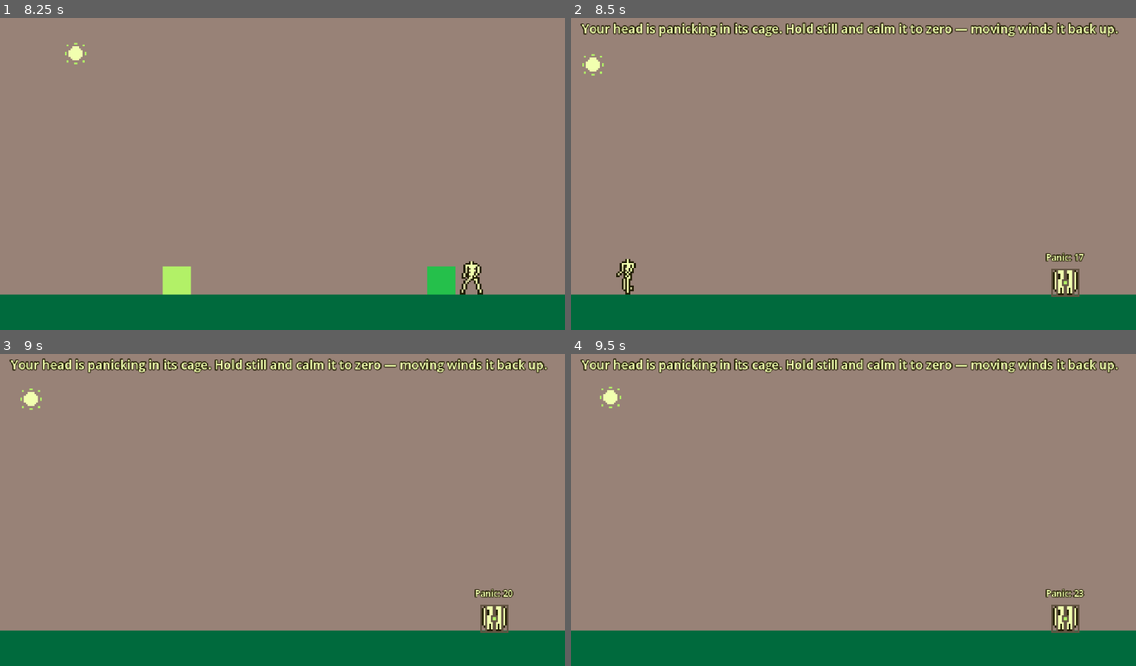
Above: before the commit, frames 1-4 (two rows, left to right).
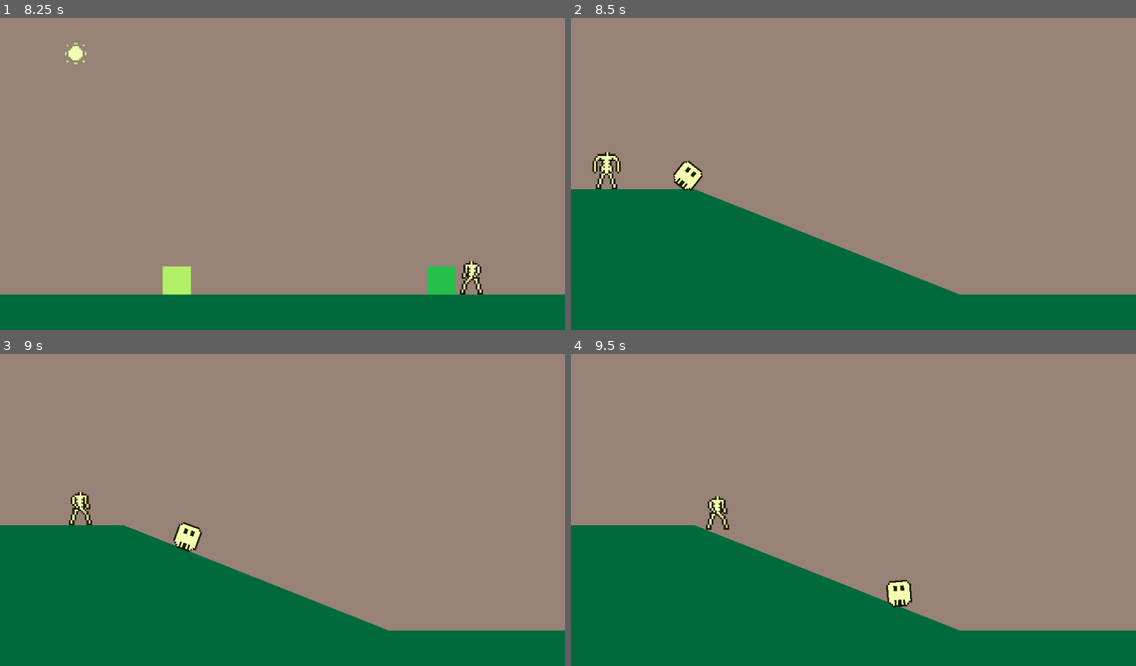
Above: after the commit, the same moments.

Repository: tucksravin/dont-lose-your-head
Game: Godot game, scene res://scenes/intro/intro.tscn
The game is run twice, just before and just after one commit, with the same random seed, the same clock (stepped at 60 frames per second) and the same inputs.
Inputs:
- Up to frame 1 (8.25 s): hold D (move_right) 0.53-2.03 s; tap Space (jump) at 0.6, 0.77, 1.07, 1.52, 1.55, 1.82, 2.1, 3.02, 3.05, 3.32, 3.6, 3.77, 4.07, 4.52, 4.55, 4.82, 5.1, 6.02, 6.05, 6.32, 6.6, 6.77, 7.07, 7.52, 7.55, 7.82, 8.1 s; tap E (interact) every 1.5 s from 1.35 to 7.35 s; hold A (move_left) 2.03-4.28 s; hold D (move_right) 4.28-8.03 s; hold A (move_left) from 8.03 s (still down)
- Up to frame 2 (8.5 s): keep holding A (move_left)
- Up to frame 3 (9 s): keep holding A (move_left); tap E (interact) at 8.85 s
- Up to frame 4 (9.5 s): keep holding A (move_left); tap Space (jump) at 9.02, 9.05, 9.32 s

Frame 1 is identical in both runs. In frame 2, 19% of the frame differs, in the area x 0-97%, y 1-90%; in frame 3, 19%; in frame 4, 19%.

Commit message:
Transition scene: head rolls down a hill, body follows, head lands in its next situation (inherited-scene forks; cage fork → day_panic)

Diff:
--- /dev/null
+++ b/scenes/transition/transition.gd
@@ -0,0 +1,142 @@
+extends Node2D
+## Transition — the interstitial beat between days: the head rolls down a hill,
+## the body runs after it, and at the bottom the head lands in its NEXT
+## predicament. That last part is the only thing that changes per day.
+##
+## HOW TO FORK ONE FOR A NEW DAY (decided Fri 22:50: inherited scenes)
+##   1. In Godot: right-click transition.tscn → New Inherited Scene. Save it as
+##      scenes/transition/transition_<situation>.tscn. Everything here — hill,
+##      path, body, fade — is inherited and greyed out; you only add/override.
+##   2. Make scenes/transition/transition_<situation>.gd with
+##          extends "res://scenes/transition/transition.gd"
+##      and override ONLY `_play_arrival()` (it is awaited — take as long as the
+##      beat needs). Set that script on the inherited scene's root.
+##   3. Add any props the arrival needs as new nodes in the inherited scene.
+##   4. Put the scene in Game.DAY_SCENES right BEFORE the day it leads into.
+##   transition_cage.tscn / .gd is the worked example (the head gets caged →
+##   day_panic). Scene inheritance docs:
+##   https://docs.godotengine.org/en/stable/tutorials/scripting/scene_organization.html#inheritance
+##
+## Why inherited scenes and not one shared scene with a slot: the team chose it
+## (journals/tucker.md, Fri 22:50) — it keeps each fork a real scene you can open
+## and tweak visually. The cost is that inherited .tscn diffs are opaque, so keep
+## base-scene edits rare and announced.
+##
+## Mechanics, in Godot terms: the head rides a PathFollow2D along a Path2D that
+## traces the hill (a Tween drives `progress`, so the roll is identical every
+## run — DESIGN §2.1 "scripted, not simulated"). Its sprite is rotated by
+## distance ÷ radius, which is real rolling without slipping. The body is the
+## normal body.tscn with `is_scripted = true`: this script feeds it a velocity
+## and calls move_and_slide(), so gravity, the slope and the walk animation all
+## come for free from body.gd.
+##
+## The head here is a plain AnimatedSprite2D on the same head_frames.tres as
+## head.tscn — NOT an instance of head.tscn. Tried that first: a frozen
+## RigidBody2D under a moving PathFollow2D fights it (the physics-state callback
+## writes the body's transform back one tick behind, and the lag accumulates —
+## the head ended 128 px short of the path's end). A cutscene prop has no
+## business being a physics body anyway.
+## Docs: https://docs.godotengine.org/en/stable/classes/class_pathfollow2d.html
+
+## Seconds for the head to roll the sloped part of the path (it accelerates).
+@export var roll_slope_time: float = 1.4
+## Seconds to coast the flat part and stop (it decelerates).
+@export var roll_flat_time: float = 0.8
+## Where along the path (0–1) the slope ends and the flat run-out begins.
+@export_range(0.0, 1.0) var slope_end_ratio: float = 0.8
+## Radius of the head on screen (px) — the spin rate is progress / radius.
+@export var head_radius: float = 14.0
+## The body starts running this long after the head starts rolling.
+@export var body_delay: float = 0.4
+## Body run speed (px/s) and where it pulls up (world x) — on the flat, a
+## couple of strides behind where the head stops.
+@export var body_run_speed: float = 150.0
+@export var body_stop_x: float = 470.0
+@export var body_gravity: float = 980.0
+## The arrival beat waits for the body to catch up (so it is watching when the
+## head's situation happens), but never longer than this.
+@export var body_catch_up_timeout: float = 2.5
+## Pause after the arrival beat before the fade.
+@export var hold_after_arrival: float = 0.6
+@export var fade_duration: float = 0.4
+
+## Emitted when the body has pulled up at body_stop_x.
+signal body_arrived
+
+@onready var follow: PathFollow2D = $HeadPath/Follow
+## The rolling head. A sprite, not head.tscn — see the header.
+@onready var head: AnimatedSprite2D = $HeadPath/Follow/Head
+@onready var body: CharacterBody2D = $Body
+@onready var fade: ColorRect = $FadeOverlay/Fade
+
+var _body_running: bool = false
+var _body_done: bool = false
+var _rolling: bool = true
+var _done: bool = false
+
+
+func _ready() -> void:
+	follow.progress_ratio = 0.0
+	body.is_scripted = true
+	# Downhill at run speed the default 1 px floor snap lets the body skip off
+	# the slope; a longer snap keeps its feet on the ground.
+	body.floor_snap_length = 8.0
+	_run()
+
+
+func _run() -> void:
+	var roll: Tween = create_tween()
+	roll.tween_property(follow, "progress_ratio", slope_end_ratio, roll_slope_time)\
+			.set_trans(Tween.TRANS_QUAD).set_ease(Tween.EASE_IN)
+	roll.tween_property(follow, "progress_ratio", 1.0, roll_flat_time)\
+			.set_trans(Tween.TRANS_QUAD).set_ease(Tween.EASE_OUT)
+	get_tree().create_timer(body_delay).timeout.connect(func() -> void: _body_running = true)
+	await roll.finished
+	_rolling = false  # from here the arrival owns the head's rotation
+	if not _body_done:
+		# Whichever comes first: the body pulls up, or we stop waiting for it.
+		var catch_up: SceneTreeTimer = get_tree().create_timer(body_catch_up_timeout)
+		var waiting: Array[bool] = [true]
+		body_arrived.connect(func() -> void: waiting[0] = false, CONNECT_ONE_SHOT)
+		catch_up.timeout.connect(func() -> void: waiting[0] = false)
+		while waiting[0]:
+			await get_tree().process_frame
+	await _play_arrival()
+	await get_tree().create_timer(hold_after_arrival).timeout
+	var out: Tween = create_tween()
+	out.tween_property(fade, "modulate:a", 1.0, fade_duration)
+	await out.finished
+	_done = true
+	Game.next_day()
+
+
+func _process(_delta: float) -> void:
+	# Rolling without slipping: angle = arc length / radius. Clockwise for a
+	# rightward roll, which in Godot (y down) is positive rotation. Only while
+	# rolling — an arrival may want to set the head upright (the cage does).
+	if _rolling:
+		head.rotation = follow.progress / head_radius
+
+
+func _physics_process(delta: float) -> void:
+	if _done:
+		return
+	if not body.is_on_floor():
+		body.velocity.y += body_gravity * delta
+	var running: bool = _body_running and body.global_position.x < body_stop_x
+	body.velocity.x = body_run_speed if running else 0.0
+	body.move_and_slide()
+	if _body_running and not running and not _body_done:
+		_body_done = true
+		body_arrived.emit()
+
+
+## The forkable beat. Called once the head has stopped at the foot of the hill;
+## override it in the inherited scene's script and await whatever tweens the
+## situation needs. The base does a small settle-bounce and nothing else.
+func _play_arrival() -> void:
+	var bounce: Tween = create_tween()
+	bounce.tween_property(head, "scale", Vector2(2.3, 1.7), 0.08)
+	bounce.tween_property(head, "scale", Vector2(2.0, 2.0), 0.16)\
+			.set_trans(Tween.TRANS_BACK).set_ease(Tween.EASE_OUT)
+	await bounce.finished
--- /dev/null
+++ b/scenes/transition/transition.tscn
@@ -0,0 +1,57 @@
+[gd_scene format=3 uid="uid://c3n7qv2m1trns"]
+
+[ext_resource type="Script" path="res://scenes/transition/transition.gd" id="1_transition"]
+[ext_resource type="PackedScene" uid="uid://ckkidbot3beas" path="res://scenes/body/body.tscn" id="2_body"]
+[ext_resource type="SpriteFrames" path="res://assets/sprites/head_frames.tres" id="3_head_frames"]
+
+[sub_resource type="Curve2D" id="Curve2D_hill"]
+_data = {
+"points": PackedVector2Array(0, 0, 0, 0, 120, 186, 0, 0, 0, 0, 140, 186, 0, 0, 0, 0, 440, 306, 0, 0, 0, 0, 520, 306)
+}
+point_count = 4
+
+[node name="Transition" type="Node2D"]
+script = ExtResource("1_transition")
+
+[node name="Background" type="Polygon2D" parent="."]
+z_index = -1
+color = Color(0.596078431372549, 0.509803921568627, 0.466666666666667, 1)
+polygon = PackedVector2Array(0, 0, 640, 0, 640, 360, 0, 360)
+
+[node name="Camera" type="Camera2D" parent="."]
+position = Vector2(320, 180)
+
+[node name="Hill" type="StaticBody2D" parent="."]
+
+[node name="CollisionPolygon2D" type="CollisionPolygon2D" parent="Hill"]
+polygon = PackedVector2Array(-40, 200, 140, 200, 440, 320, 680, 320, 680, 400, -40, 400)
+
+[node name="Visual" type="Polygon2D" parent="Hill"]
+color = Color(0, 0.415686274509804, 0.23921568627451, 1)
+polygon = PackedVector2Array(-40, 200, 140, 200, 440, 320, 680, 320, 680, 400, -40, 400)
+
+[node name="HeadPath" type="Path2D" parent="."]
+curve = SubResource("Curve2D_hill")
+
+[node name="Follow" type="PathFollow2D" parent="HeadPath"]
+rotates = false
+loop = false
+
+[node name="Head" type="AnimatedSprite2D" parent="HeadPath/Follow"]
+scale = Vector2(2, 2)
+sprite_frames = ExtResource("3_head_frames")
+animation = &"loose"
+autoplay = "loose"
+
+[node name="Body" parent="." instance=ExtResource("2_body")]
+position = Vector2(40, 200)
+
+[node name="FadeOverlay" type="CanvasLayer" parent="."]
+layer = 10
+
+[node name="Fade" type="ColorRect" parent="FadeOverlay"]
+modulate = Color(1, 1, 1, 0)
+anchor_right = 1.0
+anchor_bottom = 1.0
+mouse_filter = 2
+color = Color(0.125490196078431, 0.109803921568627, 0.007843137254902, 1)
--- /dev/null
+++ b/scenes/transition/transition_cage.gd
@@ -0,0 +1,33 @@
+extends "res://scenes/transition/transition.gd"
+## Transition fork: the head rolls to the bottom of the hill and a cage drops on
+## it → leads into day_panic (whose head opens `caged = true`).
+##
+## The worked example of the fork recipe in transition.gd: this file overrides
+## exactly one method. The "cage" is not new art — it is the head's own
+## `imprisoned` frames (head_keyed.png, Tucker's) on a second AnimatedSprite2D
+## that falls from above and lands on the loose head, which then switches to
+## the same loop. Two sprites so the bars can arrive separately from the skull.
+
+## How far above the head the cage starts (px) and how long it takes to fall.
+@export var cage_drop_height: float = 220.0
+@export var cage_drop_time: float = 0.35
+
+@onready var cage: AnimatedSprite2D = $Cage
+
+
+func _play_arrival() -> void:
+	# Park the cage above where the head stopped, then drop it.
+	cage.global_position = head.global_position + Vector2(0, -cage_drop_height)
+	cage.visible = true
+	cage.play(&"imprisoned")
+	var drop: Tween = create_tween()
+	drop.tween_property(cage, "global_position", head.global_position, cage_drop_time)\
+			.set_trans(Tween.TRANS_QUAD).set_ease(Tween.EASE_IN)
+	await drop.finished
+	# Landed: the head is now the caged head. Hide the falling cage and switch
+	# the real head's loop so whatever follows sees one caged head, not two.
+	cage.visible = false
+	head.rotation = 0.0
+	head.play(&"imprisoned")
+	# A squash on impact, reusing the base bounce.
+	await super()
--- /dev/null
+++ b/scenes/transition/transition_cage.tscn
@@ -0,0 +1,14 @@
+[gd_scene format=3 uid="uid://dq4tn5cage7x1"]
+
+[ext_resource type="PackedScene" uid="uid://c3n7qv2m1trns" path="res://scenes/transition/transition.tscn" id="1_base"]
+[ext_resource type="Script" path="res://scenes/transition/transition_cage.gd" id="2_cage_script"]
+[ext_resource type="SpriteFrames" path="res://assets/sprites/head_frames.tres" id="3_head_frames"]
+
+[node name="TransitionCage" instance=ExtResource("1_base")]
+script = ExtResource("2_cage_script")
+
+[node name="Cage" type="AnimatedSprite2D" parent="." index="6"]
+visible = false
+scale = Vector2(2, 2)
+sprite_frames = ExtResource("3_head_frames")
+animation = &"imprisoned"
--- a/scripts/autoload/game.gd
+++ b/scripts/autoload/game.gd
@@ -25,8 +25,13 @@
 ## `Game.change_scene(its own next_scene)`, which defaults to the reunion. So a
 ## DayManager day has to sit LAST here, or it will skip everything after it.
 ## Unifying the two systems is an open team decision — see journals/tucker.md.
+##
+## Transitions live in this same list, right BEFORE the day they lead into: a
+## transition scene (scenes/transition/) ends by calling next_day() itself, so
+## the run is simply "the scenes, in order". See transition.gd for how to make one.
 const DAY_SCENES: Array[String] = [
 	"res://scenes/days/day_template.tscn",
+	"res://scenes/transition/transition_cage.tscn",
 	"res://scenes/days/day_panic.tscn",
 	"res://scenes/days/platforming_day.tscn",
 ]
--- a/tools/smoke/day_chain.gd
+++ b/tools/smoke/day_chain.gd
@@ -39,6 +39,12 @@
 		if scene == null:
 			break
 		sid = scene.get_instance_id()
+		if path.begins_with("res://scenes/transition/"):
+			var after: Node = await Smoke.wait_for_scene(self, sid, 10.0)
+			Smoke.check(after != null, "  transition played and moved on by itself")
+			if after == null:
+				break
+			continue
 		await Smoke.sleep(self, 0.3)
 
 		var conds: Array[Node] = Smoke.win_conditions(scene)
--- a/tools/smoke/day_lint.gd
+++ b/tools/smoke/day_lint.gd
@@ -39,16 +39,21 @@
 
 	print("-- Game.DAY_SCENES")
 	var last_manager_index: int = -1
-	var first_events_after_manager: bool = false
+	var anything_after_manager: bool = false
 	for i in day_list.size():
 		var p: String = str(day_list[i])
 		Smoke.check(FileAccess.file_exists(p), "DAY_SCENES[%d] exists: %s" % [i, p])
+		var is_day: bool = p.begins_with("res://scenes/days/")
+		var is_transition: bool = p.begins_with("res://scenes/transition/")
+		Smoke.check(is_day or is_transition, "DAY_SCENES[%d] is a day or a transition" % i)
+		if is_transition:
+			await _lint_transition(p)
 		if _uses_day_manager(p):
 			last_manager_index = i
 		elif last_manager_index >= 0:
-			first_events_after_manager = true
-	Smoke.check(not first_events_after_manager,
-			"no Events-system day sits after a DayManager day (DayManager jumps straight to its own next_scene — see game.gd)")
+			anything_after_manager = true
+	Smoke.check(not anything_after_manager,
+			"nothing sits after a DayManager day (DayManager jumps straight to its own next_scene — see game.gd)")
 	Smoke.check(day_list.size() > 0, "DAY_SCENES is not empty")
 
 	Smoke.finish(self, "day_lint")
@@ -102,6 +107,17 @@
 	await process_frame
 
 
+## A transition must be a scene whose script has the fork hook, leading into a day.
+func _lint_transition(path: String) -> void:
+	var ps: PackedScene = load(path)
+	if ps == null:
+		Smoke.fail("%s failed to load" % path)
+		return
+	var t: Node = ps.instantiate()
+	Smoke.check(t.has_method("_play_arrival"), "  %s is a transition (has _play_arrival)" % path.get_file())
+	t.free()
+
+
 func _first_with_script(scene: Node, script_path: String) -> Node:
 	for n in scene.find_children("*", "Node", true, false):
 		var s: Script = n.get_script() as Script
--- a/tools/smoke/day_sunset.gd
+++ b/tools/smoke/day_sunset.gd
@@ -23,6 +23,8 @@
 
 	for i in days.size():
 		var path: String = str(days[i])
+		if not path.begins_with("res://scenes/days/"):
+			continue  # transitions have no sun and no fail state
 		print("-- ", path.get_file())
 
 		# 1. sunset on a live day → fail path
Not shown, added: scenes/transition/transition.gd.uid
Not shown, added: scenes/transition/transition_cage.gd.uid
Not shown, changed: docs/DESIGN.md
Not shown, changed: journals/tucker.md
